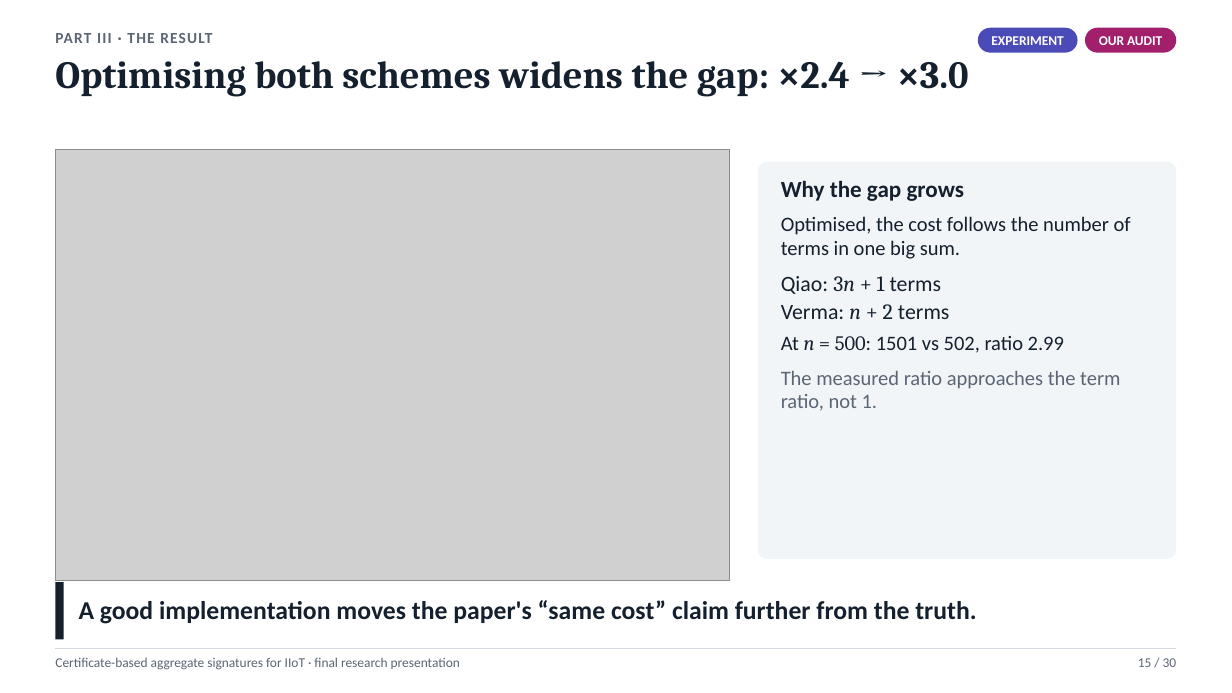
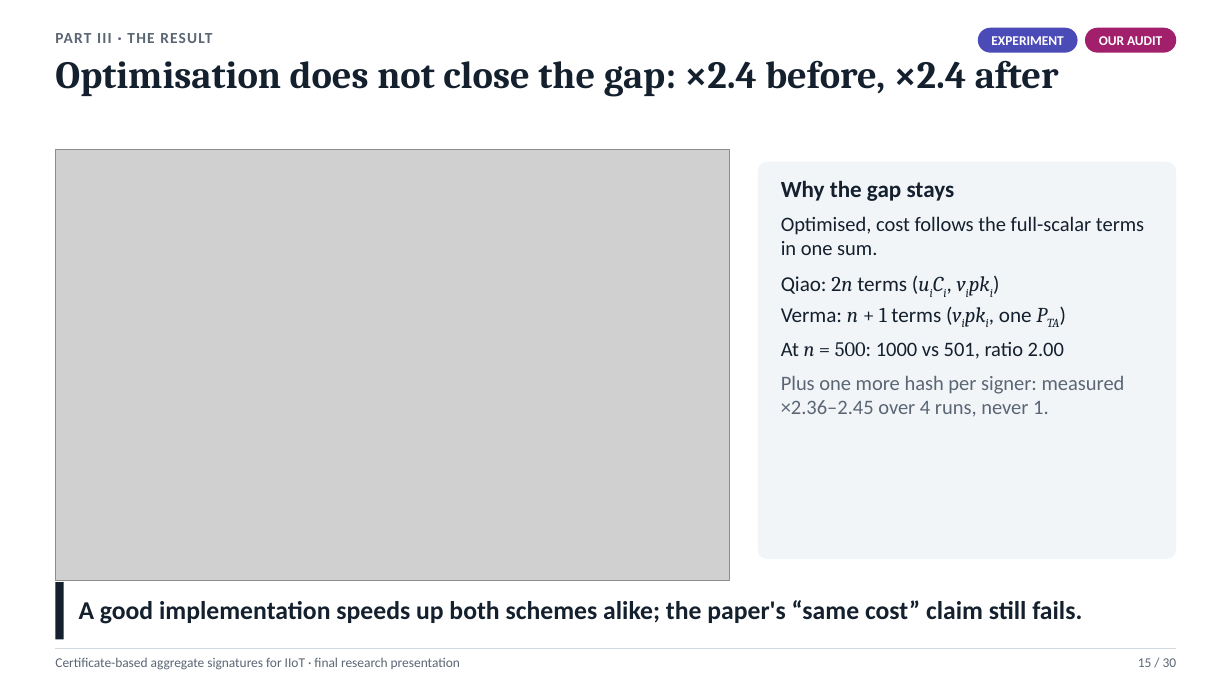
Before and after one commit to Anurag-1205/Certificate-Based-Aggregate-Signature, a slide deck: slide 15 of presentation/CBAS_Final_Presentation.pptx. Drawn at 1232x693 pixels with LibreOffice and Linux fonts; fonts in the diff are those of the drawing; grey boxes stand for pictures. Boxes give left, top, right and bottom in pixels: in the first picture for what was removed or moved away, otherwise in the second. Text is boxed around its words. In the diff, an @@ line names an element or a change of style, - is before the commit and + after.

Commit message:
Apply the review fixes to the final presentation
Correct the Part III claim to "x2.4 before and after optimisation" on
every slide that carried it. Add a standalone problem slide, explain the
reproduced attack on the recap and in backup B15, and define F1/F2 and
Te/Ta/Th where first used. Retag the aggregator property as known and
mark the aggregation-security card as the paper's argument. Presenter
cues are off by default; backup B16 lists the references. Still 30 main
slides.

```diff
--- a/presentation/CBAS_Final_Presentation.pptx
+++ b/presentation/CBAS_Final_Presentation.pptx
@@ text at box(55, 60, 1059, 97): text changed @@
-Optimising both schemes widens the gap: ×2.4 → ×3.0
+Optimisation does not close the gap: ×2.4 before, ×2.4 after
@@ text at box(781, 180, 1144, 417): text changed @@
-Why the gap grows
-Optimised, the cost follows the number of terms in one big sum.
-Qiao: 3n + 1 terms
-Verma: n + 2 terms
-At n = 500: 1501 vs 502, ratio 2.99
-The measured ratio approaches the term ratio, not 1.
+Why the gap stays
+Optimised, cost follows the full-scalar terms in one sum.
+Qiao: 2n terms (uiCi, vipki)
+Verma: n + 1 terms (vipki, one PTA)
+At n = 500: 1000 vs 501, ratio 2.00
+Plus one more hash per signer: measured ×2.36–2.45 over 4 runs, never 1.
@@ text at box(79, 600, 1082, 624): text changed @@
-A good implementation moves the paper's “same cost” claim further from the truth.
+A good implementation speeds up both schemes alike; the paper's “same cost” claim still fails.
```
Also in this commit, not shown: 23 other slides changed, 3 slides added, 1 slide removed, 15 other files.
